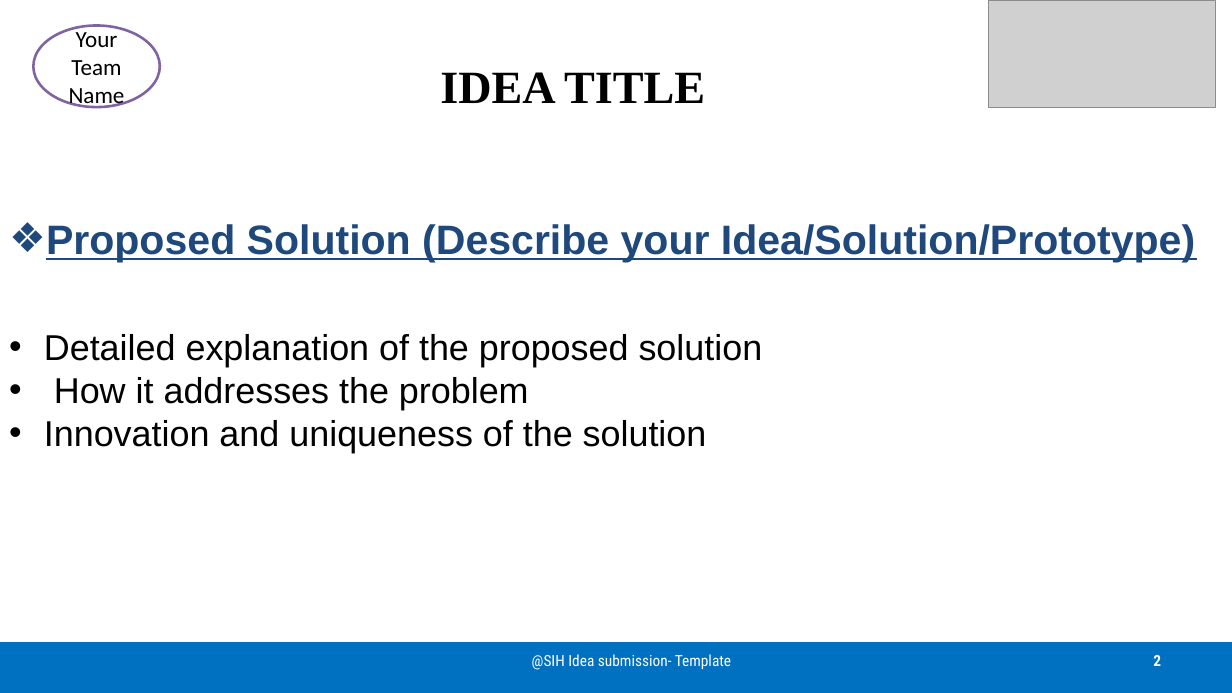
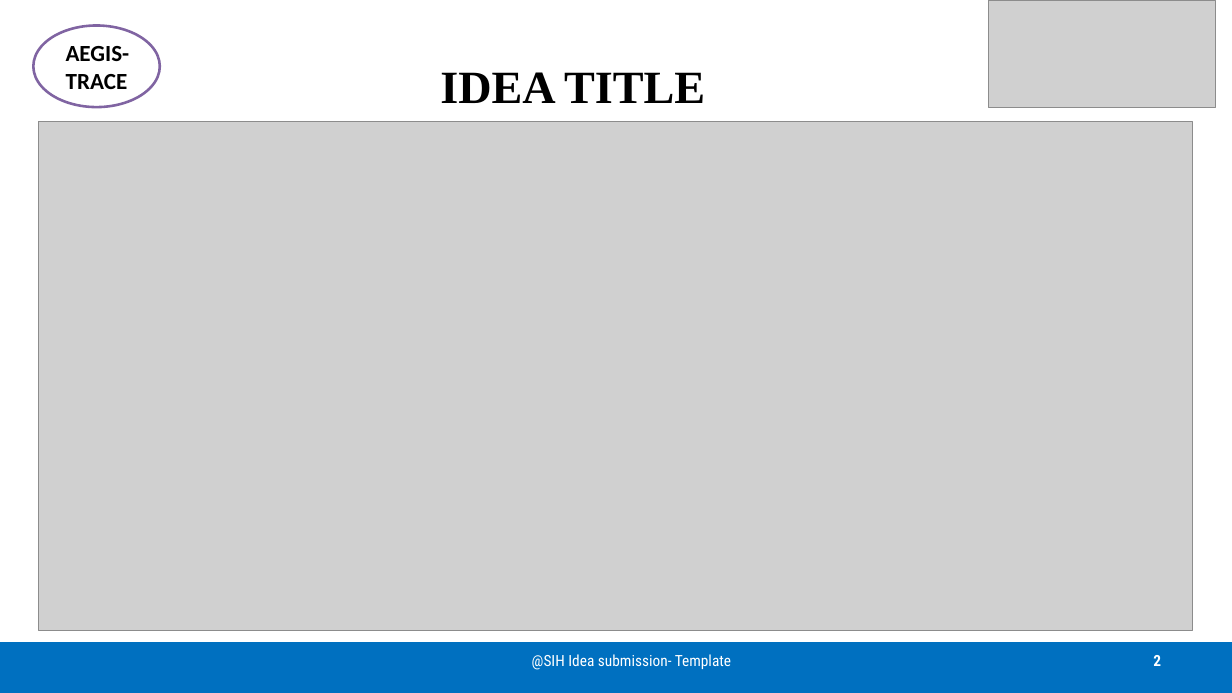
Before and after one commit to dathasaiswaroopgudimella-png/Crypto, a slide deck: slide 2 of sih ppt/SIH2026-IDEA-Presentation-Format.pptx. Drawn at 1232x693 pixels with LibreOffice and Linux fonts; fonts in the diff are those of the drawing; grey boxes stand for pictures. Boxes give left, top, right and bottom in pixels: in the first picture for what was removed or moved away, otherwise in the second. Text is boxed around its words. In the diff, an @@ line names an element or a change of style, - is before the commit and + after.

```diff
--- a/sih ppt/SIH2026-IDEA-Presentation-Format.pptx
+++ b/sih ppt/SIH2026-IDEA-Presentation-Format.pptx
@@ text in ellipse at box(66, 46, 130, 89): text changed; bold on @@
-Your Team Name
+AEGIS-TRACE
@@ picture added at box(39, 122, 1193, 630) @@
@@ text removed at box(44, 224, 1195, 453) @@
-❖ Proposed Solution (Describe your Idea/Solution/Prototype)
-• Detailed explanation of the proposed solution
-• How it addresses the problem
-• Innovation and uniqueness of the solution
```
Also in this commit, not shown: 5 other slides changed, 1 slide removed, 13 other files.
